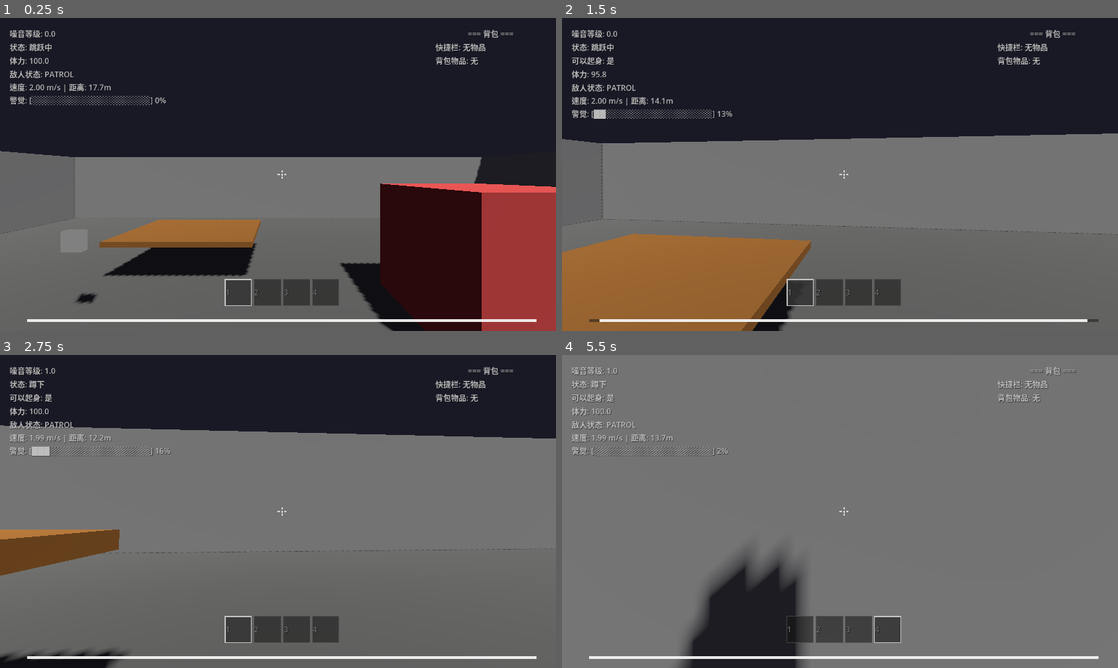
Above: before the commit, frames 1-4 (two rows, left to right).
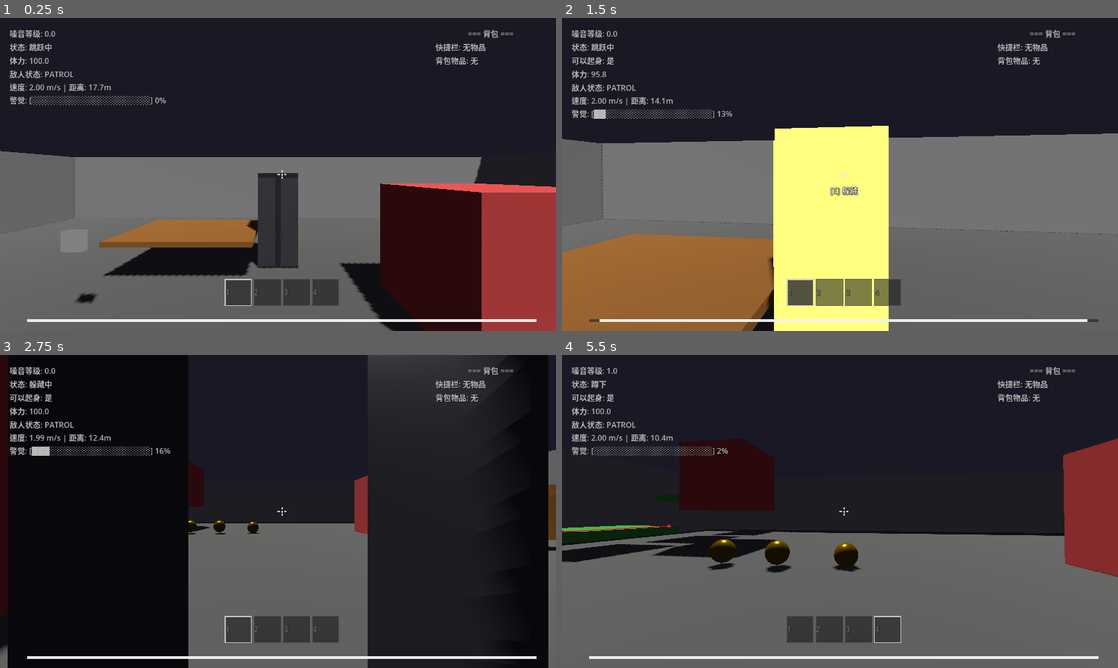
Above: after the commit, the same moments.

Repository: npfe-r/horror_miku
Game: Godot game, scene res://scenes/levels/test_level.tscn
Two runs of this game, one before a commit and one after it. Both use one fixed random seed, a clock stepped at 60 frames per second and the inputs below. The engine's default icon, where the game draws it, is replaced by a stand-in: a white triangle on a blue panel in a dark square.
Inputs (mouse positions are in pixels of both pictures, inside the frame that each line leads up to):
- Up to frame 1 (0.25 s): no input
- Up to frame 2 (1.5 s): tap Enter at 0.5 s; move the mouse to (867, 174) at 0.52 s; hold W (move_forward) from 0.53 s (still down); tap E (interact) at 0.6 s; click (867, 174) at 0.67 s; tap Space (jump) at 0.77 s; move the mouse to (812, 174) at 1.27 s; tap C (crouch) at 1.35 s; click (812, 174) at 1.42 s
- Up to frame 3 (2.75 s): keep holding W (move_forward); tap Space (jump) at 1.52 s; tap E (interact) at 1.55, 2.1 s; move the mouse to (289, 505) at 2.02 s; click (289, 505) at 2.17 s
- Up to frame 4 (5.5 s): keep holding W (move_forward); move the mouse to (834, 517) at 2.77 s; tap 1 (quick_slot_1) at 2.85 s; click (834, 517) at 2.92 s; tap Space (jump) at 3.02, 3.77, 4.52 s; tap E (interact) every 0.75 s from 3.05 to 5.3 s; move the mouse to (878, 514) at 3.52 s; tap 2 (quick_slot_2) at 3.6 s; click (878, 514) at 3.67 s; move the mouse to (795, 508) at 4.27 s; tap 3 (quick_slot_3) at 4.35 s; click (795, 508) at 4.42 s; move the mouse to (845, 511) at 5.02 s; tap 4 (quick_slot_4) at 5.1 s; click (845, 511) at 5.17 s

The runs differ from the first frame. In frame 1, 2.3% of the frame differs, in the area x 44-54%, y 49-80%; in frame 2, 13%; in frame 3, 68%, in the area x 0-100%, y 0-100%; in frame 4, 66%.

Commit message:
feat(藏身处): 实现完整的藏身处交互逻辑
添加藏身处场景和交互功能，包括：
1. 玩家进入/离开藏身处的动画效果
2. 门开关动画和物理碰撞处理
3. 玩家视角限制和恢复
4. 交互状态管理和信号处理

Diff:
--- a/scenes/levels/test_level.tscn
+++ b/scenes/levels/test_level.tscn
@@ -10,6 +10,7 @@
 [ext_resource type="Resource" uid="uid://bt3ptxp387clo" path="res://resources/items/classroom_key.tres" id="7_2mu0v"]
 [ext_resource type="PackedScene" uid="uid://dh2k5m3j7v8xp" path="res://scenes/ui/player_hud.tscn" id="8_hud"]
 [ext_resource type="PackedScene" uid="uid://c8ym5k3j7xmqv" path="res://scenes/enemies/monster.tscn" id="9_monster"]
+[ext_resource type="PackedScene" uid="uid://hiding_spot_test_001" path="res://scenes/objects/hiding_spot.tscn" id="10_hiding"]
 
 [sub_resource type="BoxMesh" id="BoxMesh_test_floor"]
 size = Vector3(30, 0.1, 30)
@@ -406,6 +407,9 @@
 transform = Transform3D(1, 0, 0, 0, 1, 0, 0, 0, 1, 0.8743844, 0.25000018, 2.205077)
 item_data = ExtResource("7_2mu0v")
 
+[node name="TestHidingSpot" parent="Interactables" unique_id=556677889 instance=ExtResource("10_hiding")]
+transform = Transform3D(1, 0, 0, 0, 1, 0, 0, 0, 1, 0, 0, -5)
+
 [node name="Enemies" type="Node3D" parent="." unique_id=87318709]
 
 [node name="PatrolPoints" type="Node3D" parent="Enemies" unique_id=1962689658]
--- /dev/null
+++ b/scenes/objects/hiding_spot.tscn
@@ -0,0 +1,68 @@
+[gd_scene load_steps=8 format=3 uid="uid://hiding_spot_test_001"]
+
+[ext_resource type="Script" path="res://scripts/objects/hiding_spot.gd" id="1"]
+
+[sub_resource type="StandardMaterial3D" id="StandardMaterial3D_body"]
+albedo_color = Color(0.35, 0.35, 0.38, 1)
+metallic = 0.6
+roughness = 0.4
+
+[sub_resource type="StandardMaterial3D" id="StandardMaterial3D_door"]
+albedo_color = Color(0.4, 0.4, 0.43, 1)
+metallic = 0.5
+roughness = 0.5
+
+[sub_resource type="BoxMesh" id="BoxMesh_body"]
+size = Vector3(0.9, 2.2, 0.7)
+
+[sub_resource type="BoxShape3D" id="BoxShape3D_body"]
+size = Vector3(0.9, 2.2, 0.7)
+
+[sub_resource type="BoxMesh" id="BoxMesh_door"]
+size = Vector3(0.4, 2.0, 0.05)
+
+[sub_resource type="BoxMesh" id="BoxMesh_door_handle"]
+size = Vector3(0.02, 0.1, 0.04)
+
+[node name="HidingSpot" type="AnimatableBody3D"]
+collision_layer = 1
+collision_mask = 0
+script = ExtResource("1")
+
+[node name="LockerBody" type="MeshInstance3D" parent="."]
+transform = Transform3D(1, 0, 0, 0, 1, 0, 0, 0, 1, 0, 1.1, 0)
+mesh = SubResource("BoxMesh_body")
+surface_material_override/0 = SubResource("StandardMaterial3D_body")
+
+[node name="CollisionShape3D" type="CollisionShape3D" parent="."]
+transform = Transform3D(1, 0, 0, 0, 1, 0, 0, 0, 1, 0, 1.1, 0)
+shape = SubResource("BoxShape3D_body")
+
+[node name="LeftDoorPivot" type="Node3D" parent="."]
+transform = Transform3D(1, 0, 0, 0, 1, 0, 0, 0, 1, -0.45, 1.1, 0.35)
+
+[node name="LeftDoorMesh" type="MeshInstance3D" parent="LeftDoorPivot"]
+transform = Transform3D(1, 0, 0, 0, 1, 0, 0, 0, 1, 0.2, 0, 0)
+mesh = SubResource("BoxMesh_door")
+surface_material_override/0 = SubResource("StandardMaterial3D_door")
+
+[node name="LeftHandle" type="MeshInstance3D" parent="LeftDoorPivot"]
+transform = Transform3D(1, 0, 0, 0, 1, 0, 0, 0, 1, 0.35, -0.3, 0.025)
+mesh = SubResource("BoxMesh_door_handle")
+surface_material_override/0 = SubResource("StandardMaterial3D_body")
+
+[node name="RightDoorPivot" type="Node3D" parent="."]
+transform = Transform3D(1, 0, 0, 0, 1, 0, 0, 0, 1, 0.45, 1.1, 0.35)
+
+[node name="RightDoorMesh" type="MeshInstance3D" parent="RightDoorPivot"]
+transform = Transform3D(1, 0, 0, 0, 1, 0, 0, 0, 1, -0.2, 0, 0)
+mesh = SubResource("BoxMesh_door")
+surface_material_override/0 = SubResource("StandardMaterial3D_door")
+
+[node name="RightHandle" type="MeshInstance3D" parent="RightDoorPivot"]
+transform = Transform3D(1, 0, 0, 0, 1, 0, 0, 0, 1, -0.35, -0.3, 0.025)
+mesh = SubResource("BoxMesh_door_handle")
+surface_material_override/0 = SubResource("StandardMaterial3D_body")
+
+[node name="PlayerAnchor" type="Marker3D" parent="."]
+transform = Transform3D(-1, 0, 0, 0, 1, 0, 0, 0, -1, 0, 0, 0)
--- a/scripts/objects/hiding_spot.gd
+++ b/scripts/objects/hiding_spot.gd
@@ -1,34 +1,201 @@
 class_name HidingSpot
 extends InteractableObject
 
-@export var discovery_chance: float = 0.3
+signal player_entered
+signal player_exited
+
+@export var door_open_speed: float = 2.0
+@export var door_open_angle: float = -100.0
 @export var can_observe: bool = false
+@export var exit_push_distance: float = 1.5
+
+const TWEEN_DURATION: float = 0.35
 
 var is_occupied: bool = false
+var is_door_open: bool = false
+var is_animating: bool = false
+
+var _saved_player_transform: Transform3D
+var _active_tween: Tween = null
+var _current_player: PlayerController = null
+
+@onready var left_door_pivot: Node3D = $LeftDoorPivot
+@onready var right_door_pivot: Node3D = $RightDoorPivot
+@onready var player_anchor: Marker3D = $PlayerAnchor
+
 
 func _ready() -> void:
 	super._ready()
-	interaction_text = "躲藏"
+	if not is_occupied:
+		interaction_text = "躲藏"
+
+
+func can_interact() -> bool:
+	return is_enabled and not is_animating
+
+
+func get_interaction_text() -> String:
+	if is_occupied:
+		return "离开"
+	return interaction_text
+
 
 func interact() -> void:
-	# TODO: 实现完整的进入/离开藏身处逻辑
+	if is_animating:
+		return
+
 	if is_occupied:
 		_exit_hiding()
 	else:
 		_enter_hiding()
 
+
 func _enter_hiding() -> void:
+	is_animating = true
+	is_door_open = false
+
+	var player := InteractionManager.get_player()
+	if not player:
+		is_animating = false
+		return
+
+	_current_player = player
+	_saved_player_transform = player.global_transform
+
+	_open_doors()
+	await _active_tween.finished
+
+	_tween_player_to_spot(player)
+	await _active_tween.finished
+	player.set_physics_process(true)
+
+	player.hide_in_spot(self)
+
+	_close_doors()
+	await _active_tween.finished
+
 	is_occupied = true
+	is_animating = false
 	interaction_text = "离开"
+	EventBus.hiding_state_changed.emit(true)
+	player_entered.emit()
+
+
+func _exit_hiding() -> void:
+	is_animating = true
+	is_door_open = true
+
 	var player := InteractionManager.get_player()
-	if player:
-		player.set_hiding(true)
-	EventBus.hiding_state_changed.emit(true)
-
-func _exit_hiding() -> void:
+	if not player:
+		is_animating = false
+		return
+
+	EventBus.hiding_state_changed.emit(false)
+
+	_open_doors()
+	await _active_tween.finished
+
+	_tween_player_out_of_spot(player)
+	await _active_tween.finished
+	player.set_physics_process(true)
+	player.set_hiding(false)
+
+	_close_doors()
+	await _active_tween.finished
+
 	is_occupied = false
+	is_animating = false
 	interaction_text = "躲藏"
-	var player := InteractionManager.get_player()
-	if player:
-		player.set_hiding(false)
-	EventBus.hiding_state_changed.emit(false)
+	_current_player = null
+	player_exited.emit()
+
+
+func _open_doors() -> void:
+	is_door_open = true
+
+	if _active_tween and _active_tween.is_valid():
+		_active_tween.kill()
+
+	_active_tween = create_tween().set_parallel(true)
+
+	if left_door_pivot:
+		_active_tween.tween_property(left_door_pivot, "rotation:y", deg_to_rad(door_open_angle), 1.0 / door_open_speed).set_ease(Tween.EASE_OUT).set_trans(Tween.TRANS_CUBIC)
+
+	if right_door_pivot:
+		_active_tween.tween_property(right_door_pivot, "rotation:y", deg_to_rad(-door_open_angle), 1.0 / door_open_speed).set_ease(Tween.EASE_OUT).set_trans(Tween.TRANS_CUBIC)
+
+
+func _close_doors() -> void:
+	is_door_open = false
+
+	if _active_tween and _active_tween.is_valid():
+		_active_tween.kill()
+
+	_active_tween = create_tween().set_parallel(true)
+
+	if left_door_pivot:
+		_active_tween.tween_property(left_door_pivot, "rotation:y", 0.0, 1.0 / door_open_speed).set_ease(Tween.EASE_IN).set_trans(Tween.TRANS_CUBIC)
+
+	if right_door_pivot:
+		_active_tween.tween_property(right_door_pivot, "rotation:y", 0.0, 1.0 / door_open_speed).set_ease(Tween.EASE_IN).set_trans(Tween.TRANS_CUBIC)
+
+
+func _tween_player_to_spot(player: PlayerController) -> void:
+	if not player_anchor:
+		push_warning("[HidingSpot] player_anchor 未设置")
+		return
+
+	player.set_physics_process(false)
+	player.velocity = Vector3.ZERO
+
+	player.camera_rotation_restore()
+
+	_active_tween = create_tween().set_parallel(true)
+	_active_tween.tween_property(player, "global_position", player_anchor.global_position, TWEEN_DURATION).set_ease(Tween.EASE_OUT).set_trans(Tween.TRANS_CUBIC)
+	_active_tween.tween_property(player, "global_rotation", player_anchor.global_rotation, TWEEN_DURATION).set_ease(Tween.EASE_OUT).set_trans(Tween.TRANS_CUBIC)
+
+
+func _tween_player_out_of_spot(player: PlayerController) -> void:
+	var exit_pos: Vector3 = global_position + global_transform.basis.z * exit_push_distance
+	exit_pos.y = player.global_position.y
+
+	var space_state := get_world_3d().direct_space_state
+	var ray_from := exit_pos + Vector3.UP
+	var ray_to := exit_pos - Vector3.UP * 2.0
+	var ray_query := PhysicsRayQueryParameters3D.create(ray_from, ray_to)
+	ray_query.collision_mask = 1
+	var hit := space_state.intersect_ray(ray_query)
+
+	if not hit.is_empty():
+		exit_pos.y = hit.position.y
+
+	player.set_physics_process(false)
+	player.velocity = Vector3.ZERO
+
+	_active_tween = create_tween().set_parallel(true)
+	_active_tween.tween_property(player, "global_position", exit_pos, TWEEN_DURATION).set_ease(Tween.EASE_OUT).set_trans(Tween.TRANS_CUBIC)
+	_active_tween.tween_property(player.head, "rotation", Vector3.ZERO, TWEEN_DURATION).set_ease(Tween.EASE_OUT).set_trans(Tween.TRANS_CUBIC)
+
+
+func _get_exit_position(player: PlayerController) -> Vector3:
+	var exit_pos: Vector3 = global_position + global_transform.basis.z * exit_push_distance
+	exit_pos.y = player.global_position.y
+
+	var space_state := get_world_3d().direct_space_state
+	var ray_from := exit_pos + Vector3.UP
+	var ray_to := exit_pos - Vector3.UP * 2.0
+	var ray_query := PhysicsRayQueryParameters3D.create(ray_from, ray_to)
+	ray_query.collision_mask = 1
+	var hit := space_state.intersect_ray(ray_query)
+
+	if not hit.is_empty():
+		exit_pos.y = hit.position.y
+
+	return exit_pos
+
+
+func _exit_direct() -> void:
+	if is_animating or not is_occupied:
+		return
+
+	_exit_hiding()
--- a/scripts/player/player_controller.gd
+++ b/scripts/player/player_controller.gd
@@ -37,6 +37,9 @@
 const NOISE_EMIT_INTERVAL_WALK: float = 0.5
 const NOISE_EMIT_INTERVAL_RUN: float = 0.3
 const NOISE_EMIT_INTERVAL_CROUCH: float = 0.8
+
+const HIDING_LOOK_VERTICAL: float = 20.0
+const HIDING_LOOK_HORIZONTAL: float = 30.0
 
 @export var mouse_sensitivity: float = MOUSE_SENSITIVITY
 
@@ -61,8 +64,11 @@
 var _can_stand_up: bool = true
 var _noise_emit_timer: float = 0.0
 var _stamina_recovery_cooldown: float = 0.0
+var _hiding_head_yaw: float = 0.0
+var _hiding_head_pitch: float = 0.0
 
 var inventory: Inventory = null
+var current_hiding_spot: HidingSpot = null
 
 var equipped_item: ItemData = null
 var equipped_model_instance: Node3D = null
@@ -85,12 +91,20 @@
 
 func _input(event: InputEvent) -> void:
 	if event is InputEventMouseMotion and Input.mouse_mode == Input.MOUSE_MODE_CAPTURED:
-		rotate_y(-event.relative.x * mouse_sensitivity)
-		head.rotate_x(-event.relative.y * mouse_sensitivity)
-		head.rotation.x = clamp(head.rotation.x, deg_to_rad(-90), deg_to_rad(90))
+		if is_hiding:
+			_hiding_head_yaw -= event.relative.x * mouse_sensitivity * 0.5
+			_hiding_head_yaw = clamp(_hiding_head_yaw, deg_to_rad(-HIDING_LOOK_HORIZONTAL), deg_to_rad(HIDING_LOOK_HORIZONTAL))
+			_hiding_head_pitch -= event.relative.y * mouse_sensitivity
+			_hiding_head_pitch = clamp(_hiding_head_pitch, deg_to_rad(-HIDING_LOOK_VERTICAL), deg_to_rad(HIDING_LOOK_VERTICAL))
+			head.rotation = Vector3(_hiding_head_pitch, _hiding_head_yaw, 0.0)
+		else:
+			rotate_y(-event.relative.x * mouse_sensitivity)
+			head.rotate_x(-event.relative.y * mouse_sensitivity)
+			head.rotation.x = clamp(head.rotation.x, deg_to_rad(-90), deg_to_rad(90))
 
 func _physics_process(delta: float) -> void:
 	if is_hiding:
+		_handle_interaction_input()
 		return
 
 	_check_ceiling_clearance()
@@ -245,8 +259,20 @@
 		if equipped_model_instance:
 			equipped_model_instance.visible = false
 	else:
+		current_hiding_spot = null
+		_hiding_head_yaw = 0.0
+		_hiding_head_pitch = 0.0
 		if equipped_model_instance:
 			equipped_model_instance.visible = true
+
+func hide_in_spot(spot: HidingSpot) -> void:
+	current_hiding_spot = spot
+	set_hiding(true)
+
+func camera_rotation_restore() -> void:
+	head.rotation = Vector3.ZERO
+	_hiding_head_yaw = 0.0
+	_hiding_head_pitch = 0.0
 
 func get_current_speed() -> float:
 	if is_crouching:
@@ -262,6 +288,9 @@
 
 func _handle_interaction_input() -> void:
 	if Input.is_action_just_pressed("interact"):
+		if is_hiding and current_hiding_spot:
+			current_hiding_spot._exit_direct()
+			return
 		var im := get_node_or_null("/root/InteractionManager")
 		if im:
 			im.try_interact()
